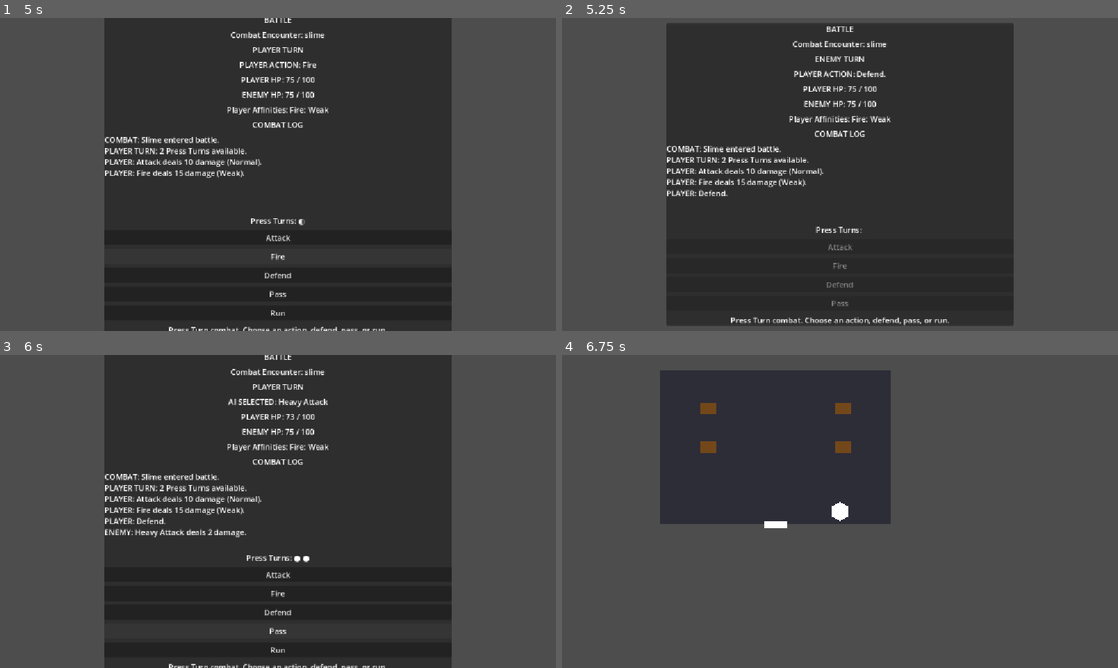
Above: before the commit, frames 1-4 (two rows, left to right).
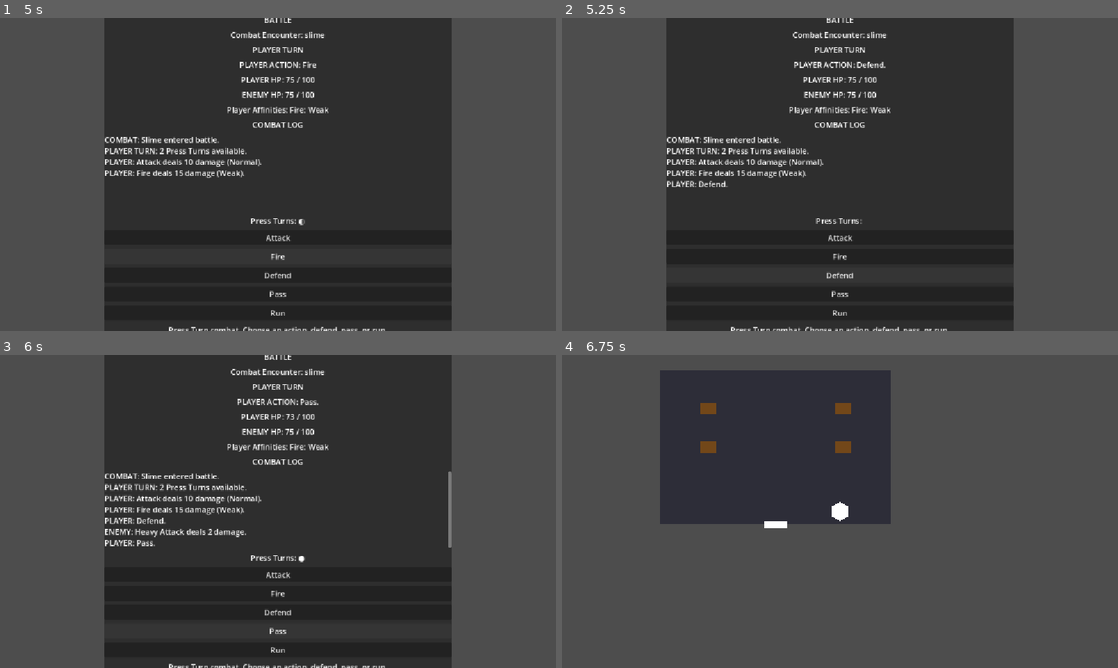
Above: after the commit, the same moments.

Repository: salexume94-pixel/Scripts
Game: Godot game, scene res://scenes/World.tscn
The game is run twice, just before and just after one commit, with the same random seed, the same clock (stepped at 60 frames per second) and the same inputs.
Inputs (mouse positions are in pixels of both pictures, inside the frame that each line leads up to):
- Up to frame 1 (5 s): tap Enter at 0.5 s; hold Right (ui_right) 0.53-1.28 s; tap E at 0.6 s; hold Down (ui_down) 1.28-2 s; tap I at 1.35 s; click "Test Damage (-25 HP)" at 2 s; click "Test Battle (Slime)" at 2.75 s; click "Attack" at 3.5 s; click "Fire" at 4.25 s
- Up to frame 2 (5.25 s): click "Defend" at 5 s
- Up to frame 3 (6 s): click (278, 630) at 5.75 s, where only the run after the commit has a clickable "Pass"
- Up to frame 4 (6.75 s): click "Run" at 6.5 s

Frame 1 is identical in both runs. In frame 2, 7.0% of the frame differs, in the area x 18-82%, y 0-100%; in frame 3, 1.7%; in frame 4, nothing differs.

Commit message:
Keep combat log on latest entry

Diff:
--- a/combat/battle.gd
+++ b/combat/battle.gd
@@ -93,6 +93,7 @@
 	if log == null:
 		return
 	log.text = "\n".join(CombatManager.get_combat_log())
+	log.scroll_to_line(maxi(log.get_line_count() - 1, 0))
 
 func _update_press_turn_display() -> void:
 	var label := get_node_or_null("CenterContainer/Panel/VBoxContainer/PressTurnLabel")
@@ -109,13 +110,13 @@
 	label.text = "Press Turns: " + symbols.strip_edges()
 
 func _update_combat_controls() -> void:
-	var attack_button := get_node_or_null("CenterContainer/Panel/VBoxContainer/AttackButton") as Button
-	var fire_button := get_node_or_null("CenterContainer/Panel/VBoxContainer/FireButton") as Button
-	var defend_button := get_node_or_null("CenterContainer/Panel/VBoxContainer/DefendButton") as Button
-	var pass_button := get_node_or_null("CenterContainer/Panel/VBoxContainer/PassButton") as Button
-	var critical_test_button := get_node_or_null("CenterContainer/Panel/VBoxContainer/CriticalTestButton") as Button
-	var miss_test_button := get_node_or_null("CenterContainer/Panel/VBoxContainer/MissTestButton") as Button
-	var run_button := get_node_or_null("CenterContainer/Panel/VBoxContainer/RunButton") as Button
+	var attack_button := get_node_or_null("CenterContainer/Panel/VBoxContainer/ActionButtons/AttackButton") as Button
+	var fire_button := get_node_or_null("CenterContainer/Panel/VBoxContainer/ActionButtons/FireButton") as Button
+	var defend_button := get_node_or_null("CenterContainer/Panel/VBoxContainer/ActionButtons/DefendButton") as Button
+	var pass_button := get_node_or_null("CenterContainer/Panel/VBoxContainer/ActionButtons/PassButton") as Button
+	var critical_test_button := get_node_or_null("CenterContainer/Panel/VBoxContainer/ActionButtons/CriticalTestButton") as Button
+	var miss_test_button := get_node_or_null("CenterContainer/Panel/VBoxContainer/ActionButtons/MissTestButton") as Button
+	var run_button := get_node_or_null("CenterContainer/Panel/VBoxContainer/ActionButtons/RunButton") as Button
 	var victory_button := get_node_or_null("CenterContainer/Panel/VBoxContainer/VictoryButton") as Button
 	var state_label := get_node_or_null("CenterContainer/Panel/VBoxContainer/StateLabel")
 	if attack_button == null or fire_button == null or defend_button == null or pass_button == null or run_button == null or victory_button == null:
